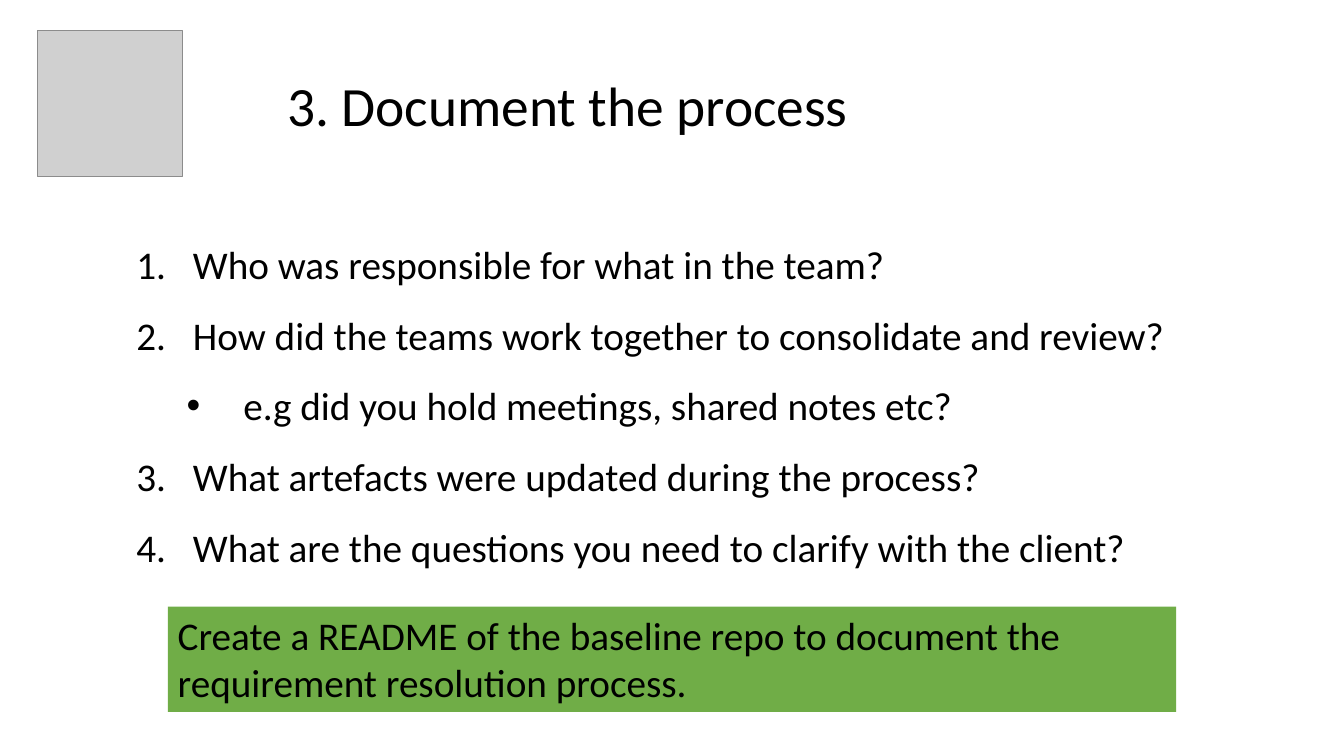
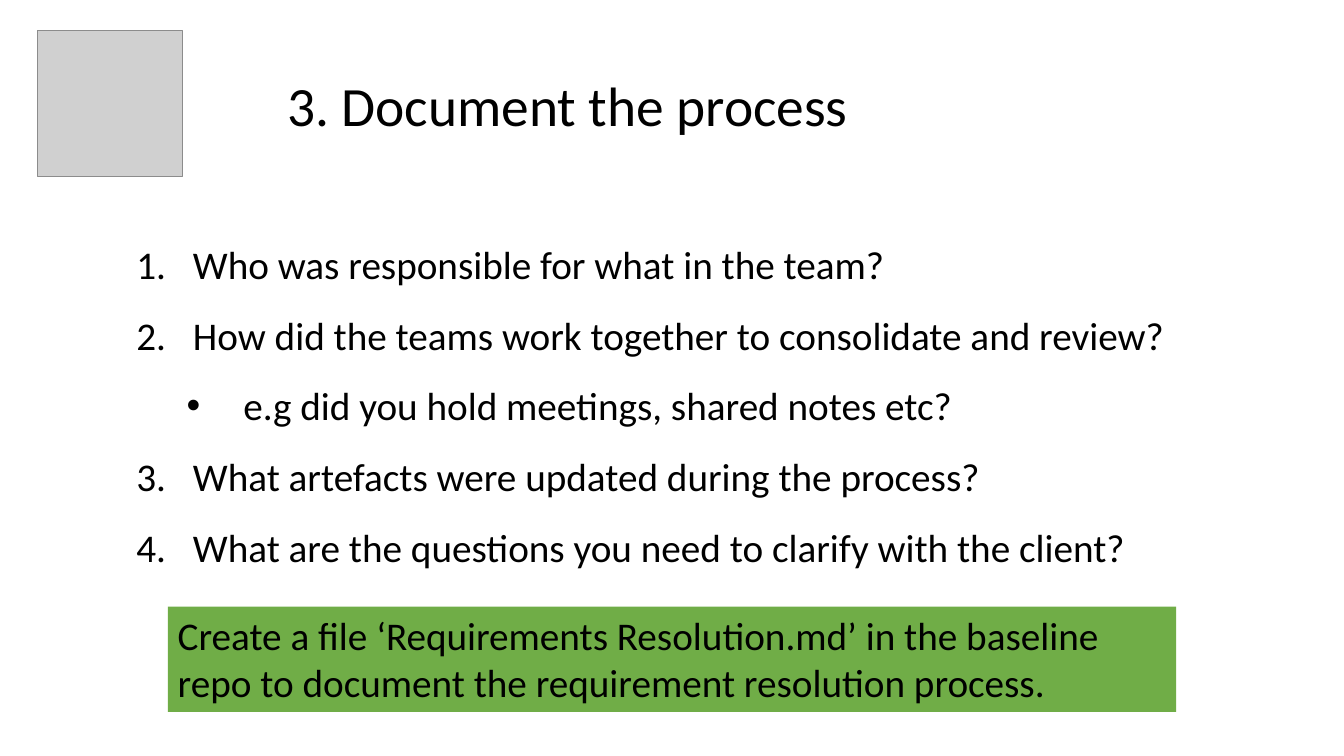
Before and after one commit to paulcalverley/paulcalverley, a slide deck: slide 18 of Week2_2025_VI.pptx. Drawn at 1344x756 pixels with LibreOffice and Linux fonts; fonts in the diff are those of the drawing; grey boxes stand for pictures. Boxes give left, top, right and bottom in pixels: in the first picture for what was removed or moved away, otherwise in the second. Text is boxed around its words. In the diff, an @@ line names an element or a change of style, - is before the commit and + after.

Commit message:
Requirements resolution.md

```diff
--- a/Week2_2025_VI.pptx
+++ b/Week2_2025_VI.pptx
@@ text in rectangle at (x1=178, y1=622, x2=1098, y2=704): text changed @@
-Create a README of the baseline repo to document the requirement resolution process.
+Create a file ‘Requirements Resolution.md’ in the baseline repo to document the requirement resolution process.
```
Also in this commit, not shown: 1 other slide changed, 1 other file.
